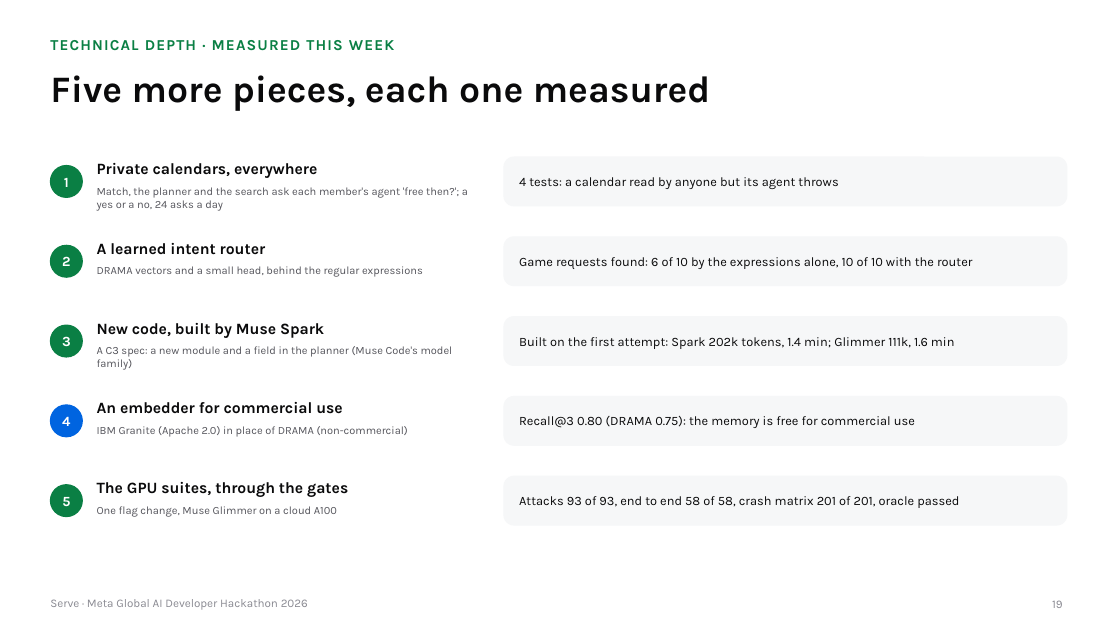
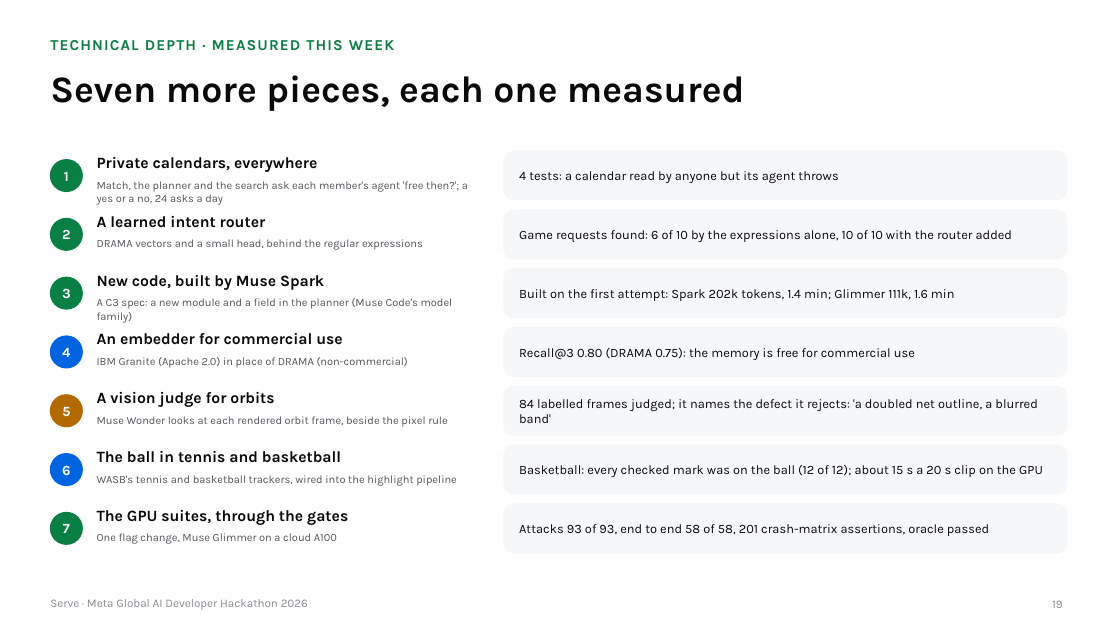
Before and after one commit to gino6178/serve-meta-hackathon, a slide deck: slide 19 of video/deck/Serve_Meta_deck.pptx. Drawn at 1120x630 pixels with LibreOffice and Linux fonts; fonts in the diff are those of the drawing. Boxes give left, top, right and bottom in pixels: in the first picture for what was removed or moved away, otherwise in the second. Text is boxed around its words. In the diff, an @@ line names an element or a change of style, - is before the commit and + after.

```diff
--- a/video/deck/Serve_Meta_deck.pptx
+++ b/video/deck/Serve_Meta_deck.pptx
@@ title at <box>50,75,744,111</box>: text changed @@
-Five more pieces, each one measured
+Seven more pieces, each one measured
@@ 4 texts, 1 ellipse, 1 rounded rectangle: place and size @@
-4 texts, 1 ellipse, 1 rounded rectangle at <box>50,157,1067,211</box>
+4 texts, 1 ellipse, 1 rounded rectangle at <box>50,151,1067,205</box>
@@ 3 texts, 1 ellipse, 1 rounded rectangle: place and size @@
-3 texts, 1 ellipse, 1 rounded rectangle at <box>50,237,1067,286</box>
+3 texts, 1 ellipse, 1 rounded rectangle at <box>50,210,1067,259</box>
@@ text at <box>519,230,1013,242</box>: text changed @@
-Game requests found: 6 of 10 by the expressions alone, 10 of 10 with the router
+Game requests found: 6 of 10 by the expressions alone, 10 of 10 with the router added
@@ 3 texts, 1 rounded rectangle, 1 ellipse: place and size @@
-3 texts, 1 rounded rectangle, 1 ellipse at <box>50,317,1067,370</box>
+3 texts, 1 rounded rectangle, 1 ellipse at <box>50,269,1067,323</box>
@@ text "New code, built by Muse ...": place and size @@
-text "New code, built by Muse ..." at <box>97,323,324,338</box>
+text "New code, built by Muse ..." at <box>97,275,324,290</box>
@@ 4 texts, 1 ellipse, 1 rounded rectangle: place and size @@
-4 texts, 1 ellipse, 1 rounded rectangle at <box>50,397,1067,445</box>
+4 texts, 1 ellipse, 1 rounded rectangle at <box>50,328,1067,376</box>
@@ 1 text, 1 rounded rectangle, 1 ellipse: place and size @@
-1 text, 1 rounded rectangle, 1 ellipse at <box>50,476,1067,525</box>
+1 text, 1 rounded rectangle, 1 ellipse at <box>50,386,1067,435</box>
@@ ellipse at <box>50,395,82,427</box>: fill #0A7F44 to #B26A00; outline #0A7F44 1 pt to #B26A00 1 pt @@
@@ text added at <box>97,392,274,407</box>, 13.5 pt, text #0A0A0B, bold @@
+A vision judge for orbits
@@ text added at <box>97,416,447,427</box>, 9.5 pt, text #55555C @@
+Muse Wonder looks at each rendered orbit frame, beside the pixel rule
@@ text added at <box>519,399,1037,423</box>, 11 pt, text #0A0A0B @@
+84 labelled frames judged; it names the defect it rejects: 'a doubled net outline, a blurred band'
@@ rounded rectangle added at <box>504,445,1067,494</box>, fill #F6F7F8, outline #F6F7F8 1 pt @@
@@ ellipse added at <box>50,454,82,486</box>, fill #0064E0, outline #0064E0 1 pt @@
@@ text added at <box>62,465,70,475</box>, 12 pt, text #FFFFFF, bold @@
+6
@@ text added at <box>97,451,341,463</box>, 13.5 pt, text #0A0A0B, bold @@
+The ball in tennis and basketball
@@ text added at <box>97,475,457,486</box>, 9.5 pt, text #55555C @@
+WASB's tennis and basketball trackers, wired into the highlight pipeline
@@ text added at <box>519,465,1043,477</box>, 11 pt, text #0A0A0B @@
+Basketball: every checked mark was on the ball (12 of 12); about 15 s a 20 s clip on the GPU
@@ text "The GPU suites, through the ...": place and size @@
-text "The GPU suites, through the ..." at <box>97,482,348,497</box>
+text "The GPU suites, through the ..." at <box>97,510,348,525</box>
@@ rounded rectangle added at <box>504,504,1067,553</box>, fill #F6F7F8, outline #F6F7F8 1 pt @@
@@ ellipse added at <box>50,513,82,544</box>, fill #0A7F44, outline #0A7F44 1 pt @@
@@ text added at <box>63,524,70,533</box>, 12 pt, text #FFFFFF, bold @@
+7
@@ text "One flag change, Muse Glimmer ...": place and size @@
-text "One flag change, Muse Glimmer ..." at <box>97,506,337,517</box>
+text "One flag change, Muse Glimmer ..." at <box>97,533,337,544</box>
@@ text at <box>519,524,989,536</box>: text changed @@
-Attacks 93 of 93, end to end 58 of 58, crash matrix 201 of 201, oracle passed
+Attacks 93 of 93, end to end 58 of 58, 201 crash-matrix assertions, oracle passed
```
Also in this commit, not shown: 3 other slides changed, 5 other files.
